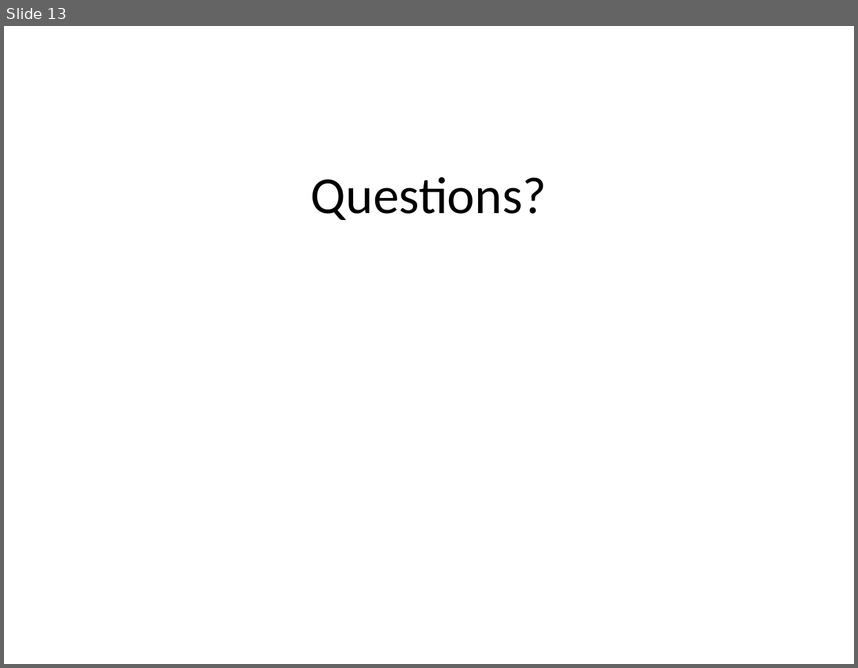
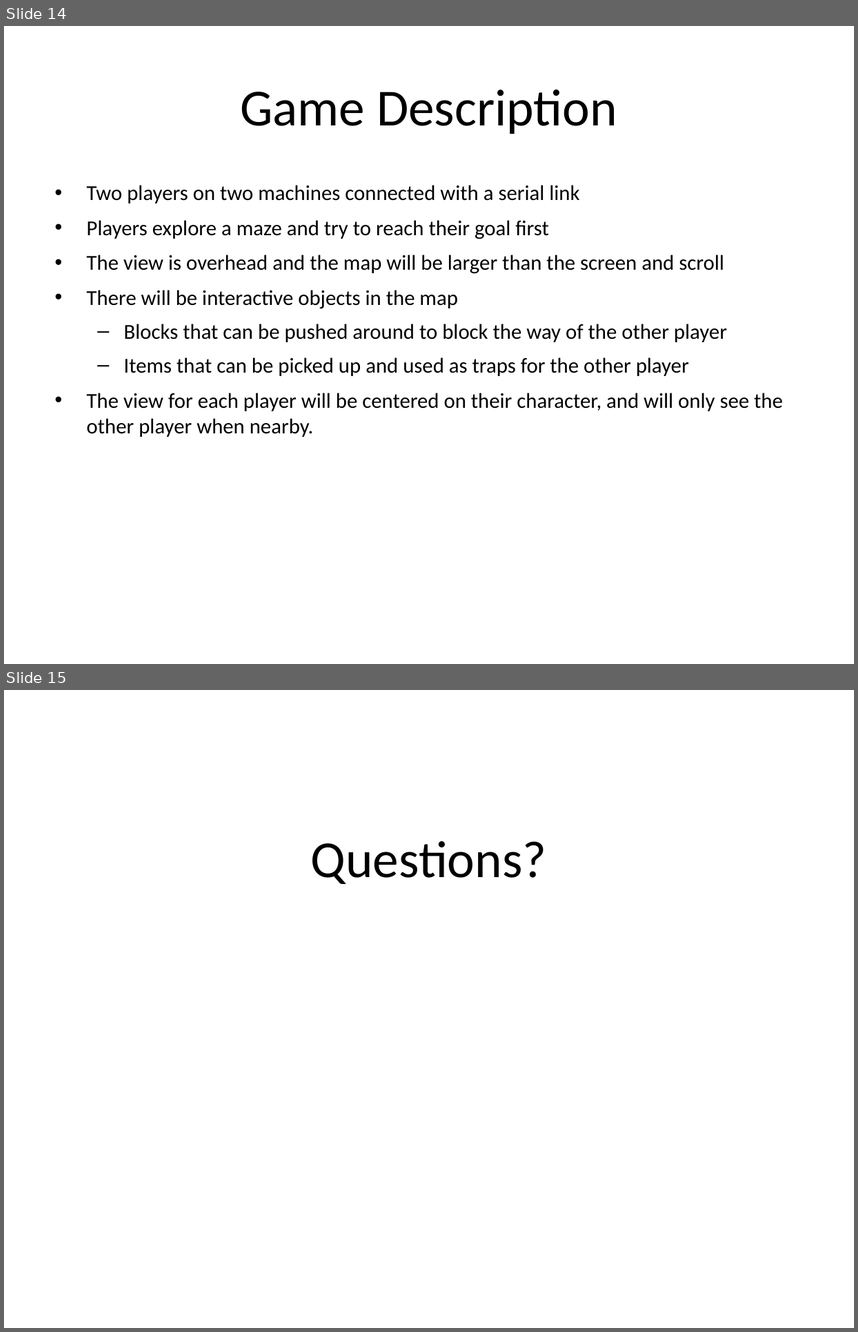
Before and after one commit to nachtluce/3710-Project, a slide deck: documentation/cs3710_presentation.ppt. Shown one above the other, each under a label of ours: slide 13 before the commit, slides 14 and 15 after it. The pictures are 858x668 and 858x1332 pixels, drawn with LibreOffice and Linux fonts; fonts in the diff are those of the drawing; background and template pictures are left out. Boxes give left, top, right and bottom in pixels: in the first picture for what was removed or moved away, otherwise in the second. Text is boxed around its words. In the diff, an @@ line names an element or a change of style, - is before the commit and + after.

```diff
--- a/documentation/cs3710_presentation.ppt
+++ b/documentation/cs3710_presentation.ppt
@@ slide 14 added at (4, 26, 854, 664), background picture (left out) @@
@@ title added at (240, 89, 617, 134), 44 pt, text #000000 @@
+Game Description
@@ text added at (87, 185, 783, 437), 18 pt, text #000000 @@
+• Two players on two machines connected with a serial link
+• Players explore a maze and try to reach their goal first
+• The view is overhead and the map will be larger than the screen and scroll
+• There will be interactive objects in the map
+  – Blocks that can be pushed around to block the way of the other player
+  – Items that can be picked up and used as traps for the other player
+• The view for each player will be centered on their character, and will only see the other player when nearby.
@@ what was slide 13 is now slide 15 @@
```
Also in this commit, not shown: 10 slides changed, 1 other slide added.
